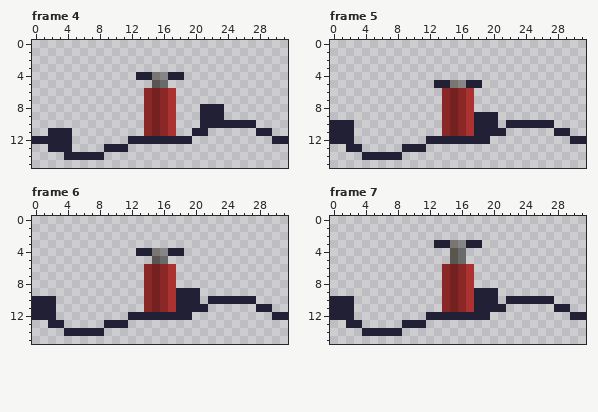
Two versions of one pixel-art file, RawAssets/HandPump.aseprite. The picture above was drawn from the file before the commit.
32x16 pixels, 8 frames. Shown: frame 4, frame 5, frame 6, frame 7. The commit also changed other frames, which this record leaves out.
Once edited:
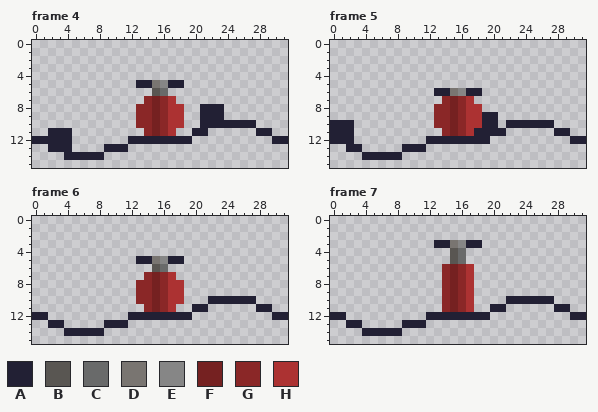
Palette (. is transparent): A #222034  B #595652  C #696a6a  D #797571  E #868686  F #752121  G #8a2727  H #ac3232
Diff:
--- frame 4
@@ x 11..20 @@
  3 ..........
- 4 ..AADEAA..
- 5 ....BC....
- 6 ...GFGH...
+ 4 ..........
+ 5 ..AADEAA..
+ 6 ....BC....
  7 ...GFGH...
- 8 ...GFGH...
- 9 ...GFGH...
-10 ...GFGH...
+ 8 ..GGFGHH..
+ 9 ..GGFGHH..
+10 ..GGFGHH..
 11 ...GFGH..A
--- frame 5
@@ x 11..20 @@
  4 ..........
- 5 ..AADEAA..
- 6 ...GFGH...
+ 5 ..........
+ 6 ..AADEAA..
  7 ...GFGH...
- 8 ...GFGH...
- 9 ...GFGHAAA
-10 ...GFGHAAA
+ 8 ..GGFGHH..
+ 9 ..GGFGHHAA
+10 ..GGFGHHAA
 11 ...GFGHAAA
--- frame 6
@@ x 0..31 @@
  3 ................................
- 4 .............AADEAA.............
- 5 ...............BC...............
- 6 ..............GFGH..............
+ 4 ................................
+ 5 .............AADEAA.............
+ 6 ...............BC...............
  7 ..............GFGH..............
- 8 ..............GFGH..............
- 9 ..............GFGHAAA...........
-10 AAA...........GFGHAAA.AAAAAA....
-11 AAA...........GFGHAAAA......AA..
-12 AAA.........AAAAAAAA..........AA
+ 8 .............GGFGHH.............
+ 9 .............GGFGHH.............
+10 .............GGFGHH...AAAAAA....
+11 ..............GFGH..AA......AA..
+12 AA..........AAAAAAAA..........AA
 13 ..AA.....AAA....................
--- frame 7
@@ x 0..31 @@
  8 ..............GFGH..............
- 9 ..............GFGHAAA...........
-10 AAA...........GFGHAAA.AAAAAA....
-11 AAA...........GFGHAAAA......AA..
-12 AAA.........AAAAAAAA..........AA
+ 9 ..............GFGH..............
+10 ..............GFGH....AAAAAA....
+11 ..............GFGH..AA......AA..
+12 AA..........AAAAAAAA..........AA
 13 ..AA.....AAA....................
Where, in picture pixels (left, top, right, bottom), the same in both pictures:
changed: (136, 72, 184, 128)
changed: (434, 80, 482, 128)
changed: (136, 248, 200, 312)
erased: (32, 296, 56, 320)
erased: (474, 288, 498, 312)
erased: (330, 296, 354, 320)
